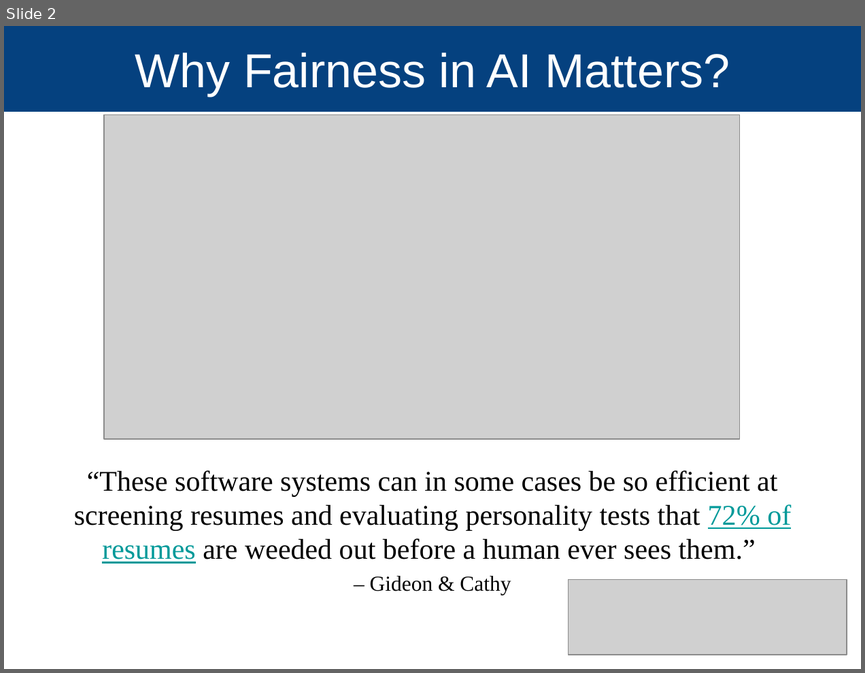
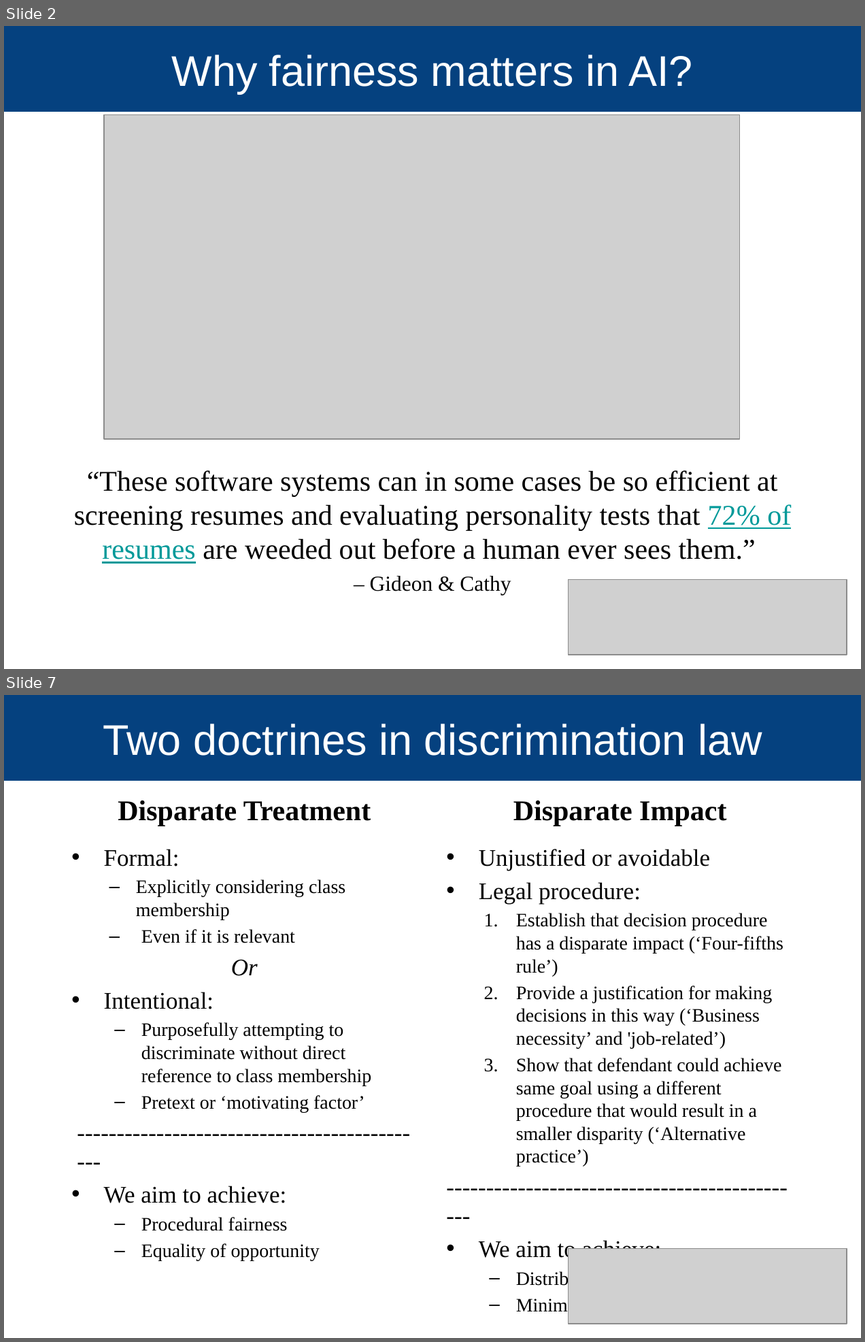
Before and after one commit to Makan-Ar/AI-Fairness-Data-Science, a slide deck: presentation/Makan Arastuie 2018-05-4 Fairness.pptx. Shown one above the other, each under a label of ours: slide 2 before the commit, slides 2 and 7 after it; the slides between them are not shown. The pictures are 865x673 and 865x1342 pixels, drawn with LibreOffice and Linux fonts; fonts in the diff are those of the drawing; grey boxes stand for pictures; background and template pictures are left out. Boxes give left, top, right and bottom in pixels: in the first picture for what was removed or moved away, otherwise in the second. Text is boxed around its words. In the diff, an @@ line names an element or a change of style, - is before the commit and + after.

```diff
--- a/presentation/Makan Arastuie 2018-05-4 Fairness.pptx
+++ b/presentation/Makan Arastuie 2018-05-4 Fairness.pptx
@@ slide 7 added at (4,695,861,1338), background #FFFFFF; not listed: 1 template element that a slide beside it also shows @@
@@ title added at (103,724,762,756), 36 pt, text #FFFFFF @@
+Two doctrines in discrimination law
@@ text added at (118,800,371,826), 24 pt, text #000000, bold @@
+Disparate Treatment
@@ text added at (513,800,726,826), 24 pt, text #000000, bold @@
+Disparate Impact
@@ text added at (104,849,371,1261), 16 pt, text #000000 @@
+• Formal:
+  – Explicitly considering class membership
+  – Even if it is relevant
+Or
+• Intentional:
+  – Purposefully attempting to discriminate without direct reference to class membership
+  – Pretext or ‘motivating factor’
+---------------------------------------------
+• We aim to achieve:
+  – Procedural fairness
+  – Equality of opportunity
@@ text added at (479,849,783,1288), 16 pt, text #000000 @@
+• Unjustified or avoidable
+• Legal procedure:
+  1. Establish that decision procedure has a disparate impact (‘Four-fifths rule’)
+  2. Provide a justification for making decisions in this way (‘Business necessity’ and 'job-related’)
+  3. Show that defendant could achieve same goal using a different procedure that would result in a smaller disparity (‘Alternative practice’)
+----------------------------------------------
+• We aim to achieve:
+  – Distributive justice
+  – Minimized inequality of outcome
@@ picture added at (568,1248,847,1323) @@
@@ slide 2 changed as well @@
@@ title at (172,55,692,93): text changed; size 40 to 36 pt @@
-Why Fairness in AI Matters?
+Why fairness matters in AI?
```
Also in this commit, not shown: 1 other slide changed, 25 other slides added.
